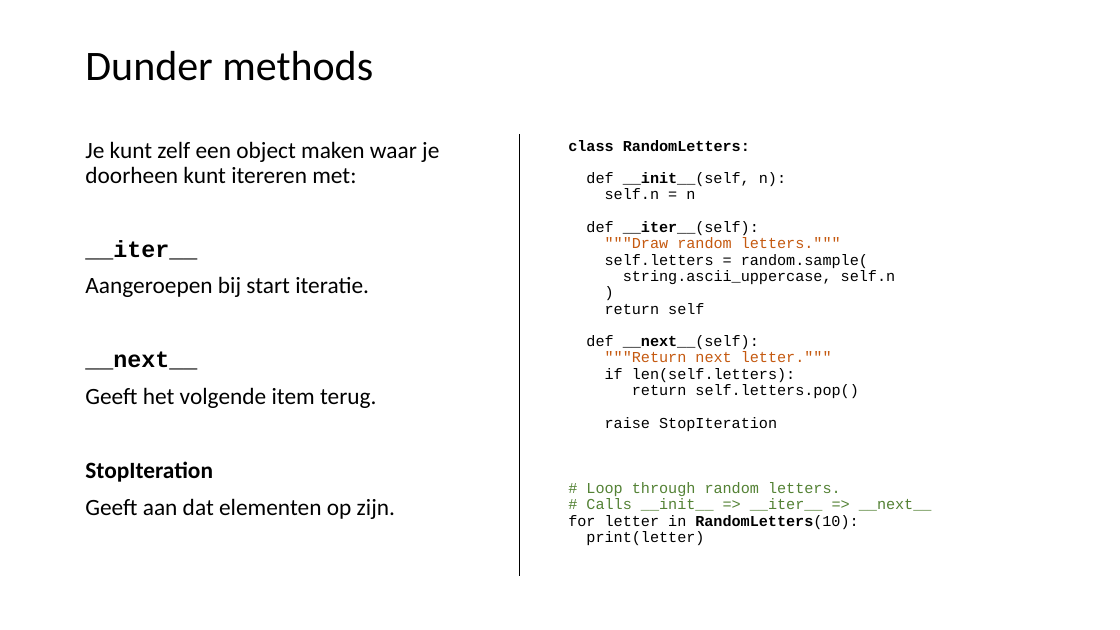
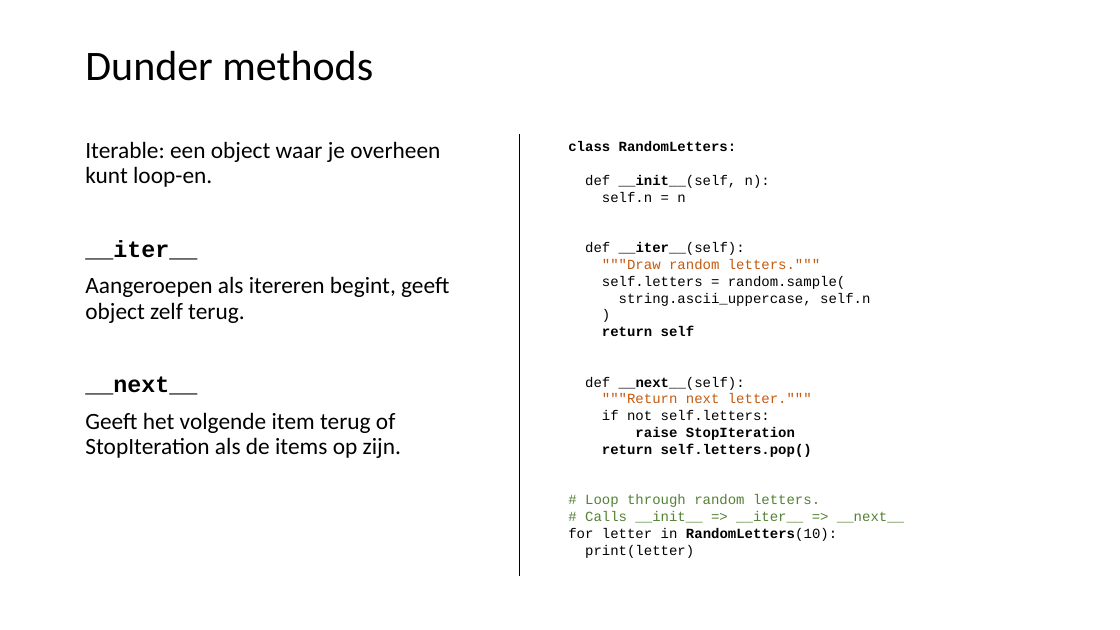
Before and after one commit to LFKoning/knowledge-sharing, a slide deck: slide 54 of python_course/1_basics_classes/python_cursus_1.pptx (slide 55 before the commit). Drawn at 1120x630 pixels with LibreOffice and Linux fonts; fonts in the diff are those of the drawing. Boxes give left, top, right and bottom in pixels: in the first picture for what was removed or moved away, otherwise in the second. Text is boxed around its words. In the diff, an @@ line names an element or a change of style, - is before the commit and + after.

```diff
--- a/python_course/1_basics_classes/python_cursus_1.pptx
+++ b/python_course/1_basics_classes/python_cursus_1.pptx
@@ text at [85, 141, 440, 187]: text changed @@
-Je kunt zelf een object maken waar je doorheen kunt itereren met:
+Iterable: een object waar je overheen kunt loop-en.
@@ text at [568, 141, 904, 558]: size 12.9 to 12 pt in "class RandomLetters:", "def __init__(self, n):", "self.n = n", "def __iter__(self):" and 12 more places; bold on in "return self", "return self.letters.pop()"; line spacing 0.9 to 1 @@
@@ text at [85, 276, 449, 323]: text changed @@
-Aangeroepen bij start iteratie.
+Aangeroepen als itereren begint, geeft object zelf terug.
@@ text at [85, 412, 401, 458]: text changed @@
-Geeft het volgende item terug.
-StopIteration
-Geeft aan dat elementen op zijn.
+Geeft het volgende item terug of StopIteration als de items op zijn.
@@ text at [602, 410, 795, 440]: text changed; size 12.9 to 12 pt @@
-if len(self.letters):
+if not self.letters:
+raise StopIteration
@@ text at [605, 417, 777, 431]: paragraph removed @@
-raise StopIteration
```
Also in this commit, not shown: 24 other slides changed, 1 slide added, 2 slides removed, 5 other files.
